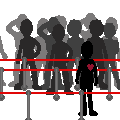
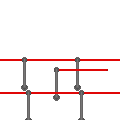
Two versions of the same layered image (120 × 120). Layer-by-layer changes:
hid "Layer 14" over [87, 64, 94, 71]
hid "Layer 2" over [75, 41, 98, 116]
hid "Layer 3" over [4, 69, 54, 71]
hid "Layer 6" over [106, 67, 113, 101]
added layer "Layer 4 copy 3" in group "linepoles2" over [53, 67, 108, 101]
hid "Layer 4" over [53, 67, 60, 95]
hid "Layer 5", moved it above "Layer 1" over [77, 69, 108, 71]
hid "Layer 1" over [0, 67, 5, 101]
hid "Layer 7" over [111, 69, 120, 71]
hid group "Crowd" (7 layers) over [0, 13, 120, 95]
